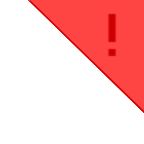
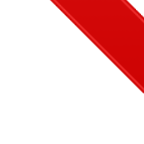
Revision of a layered 144px x 144px image; what changed, layer by layer:
added group "Layer Group" with 3 layers above "!" over bbox(49, 0, 144, 94)
added layer "Layer #2" (61%) in group "Layer Group" over bbox(52, 0, 144, 92)
added layer "Layer #3" (20%) in group "Layer Group" over bbox(49, 0, 144, 94)
added layer "Layer #1" in group "Layer Group" over bbox(49, 0, 144, 94)
hid "Layer" over bbox(28, 0, 144, 112)
hid "Background" over bbox(28, 0, 144, 113)
